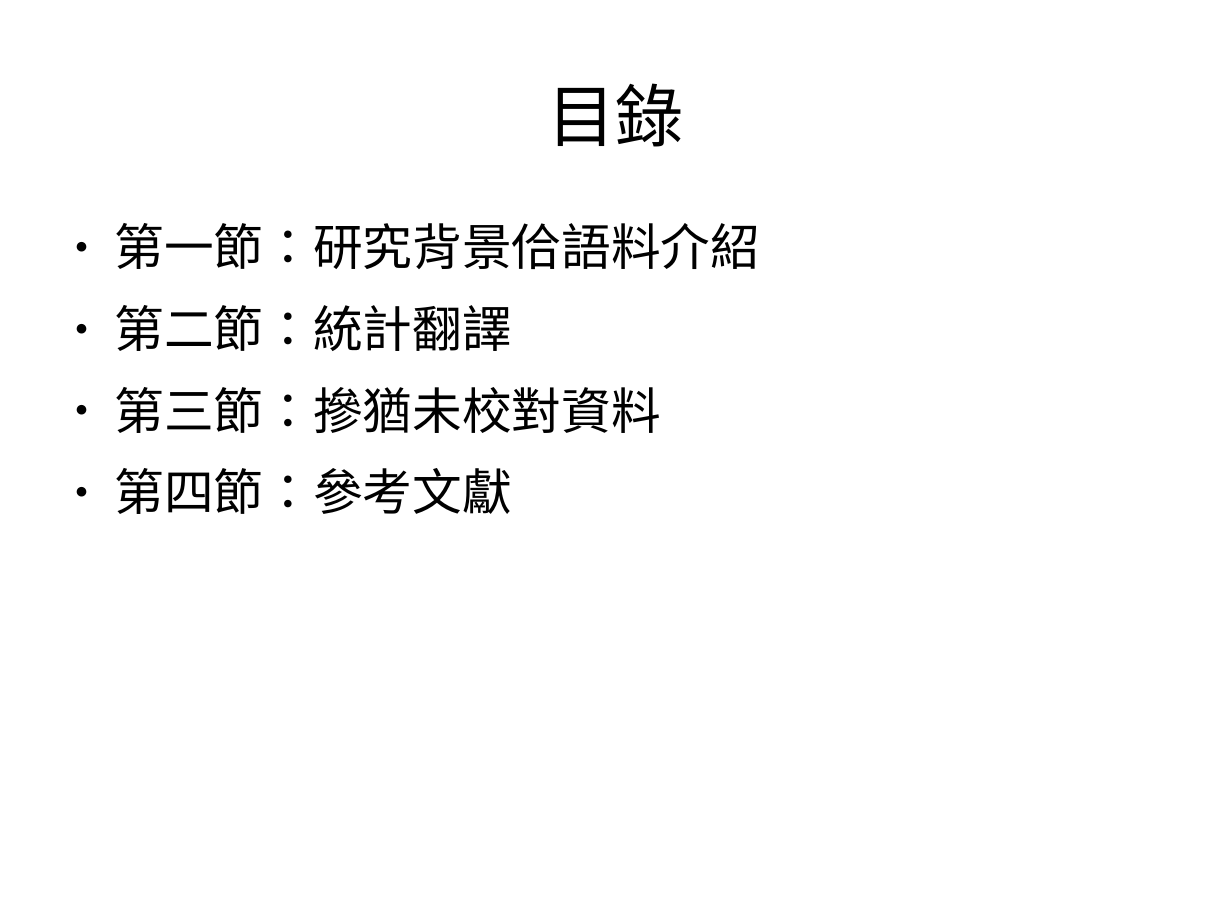
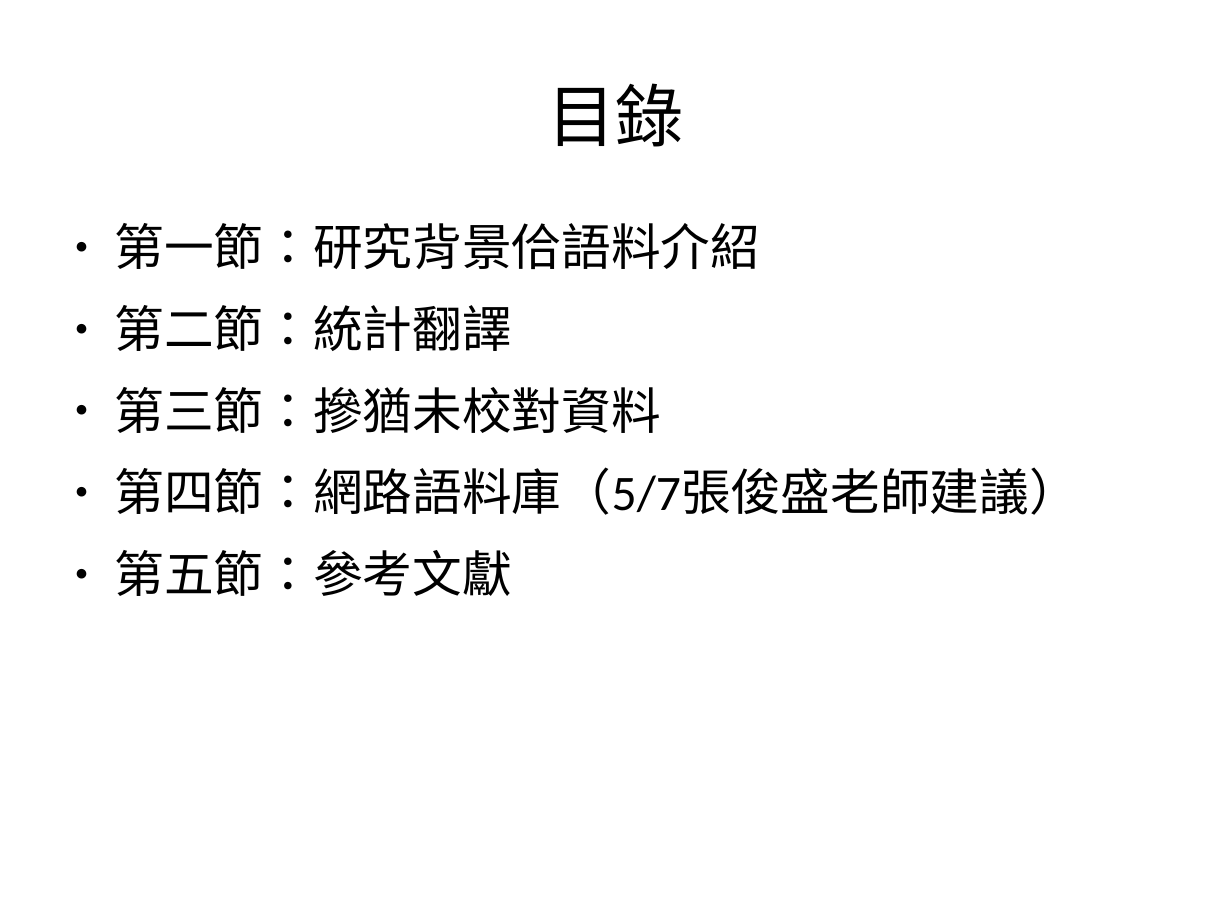
Before and after one commit to sih4sing5hong5/po3-ko3_tau5-iann2-phinn3, a slide deck: slide 2 of 翻譯報告.odp. Drawn at 1232x924 pixels with LibreOffice and Linux fonts; fonts in the diff are those of the drawing. Boxes give left, top, right and bottom in pixels: in the first picture for what was removed or moved away, otherwise in the second. Text is boxed around its words. In the diff, an @@ line names an element or a change of style, - is before the commit and + after.

Commit message:
改大綱 丞宏

```diff
--- a/翻譯報告.odp
+++ b/翻譯報告.odp
@@ text at [114,467,1078,596]: text changed @@
-● 第四節：參考文獻
+● 第四節：網路語料庫（5/7張俊盛老師建議）
+● 第五節：參考文獻
```
